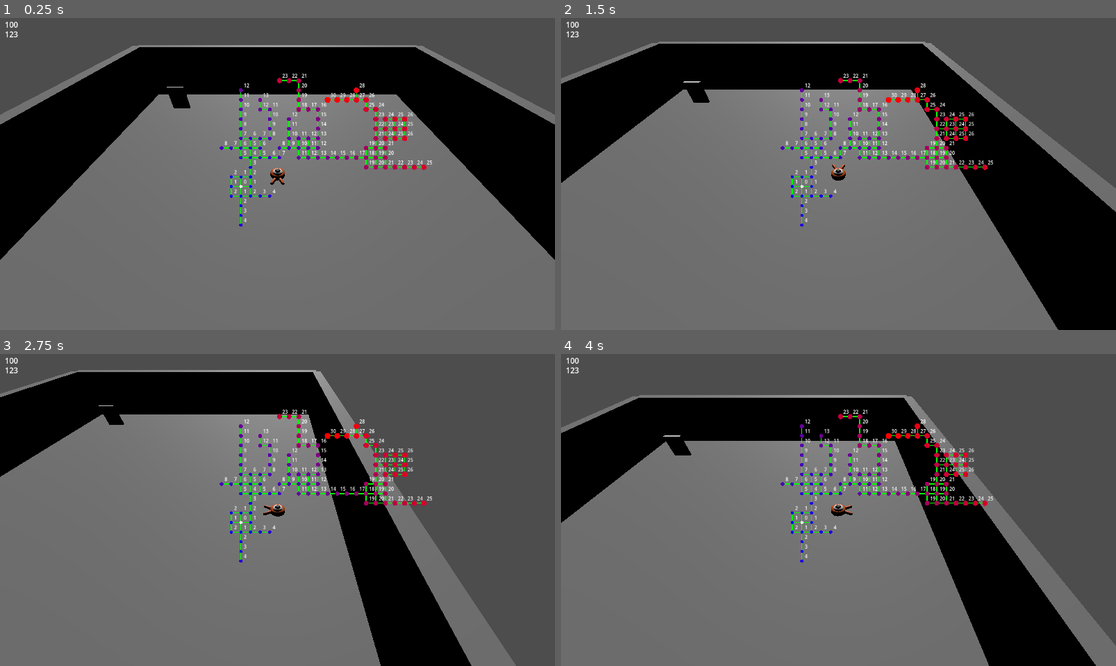
Above: before the commit, frames 1-4 (two rows, left to right).
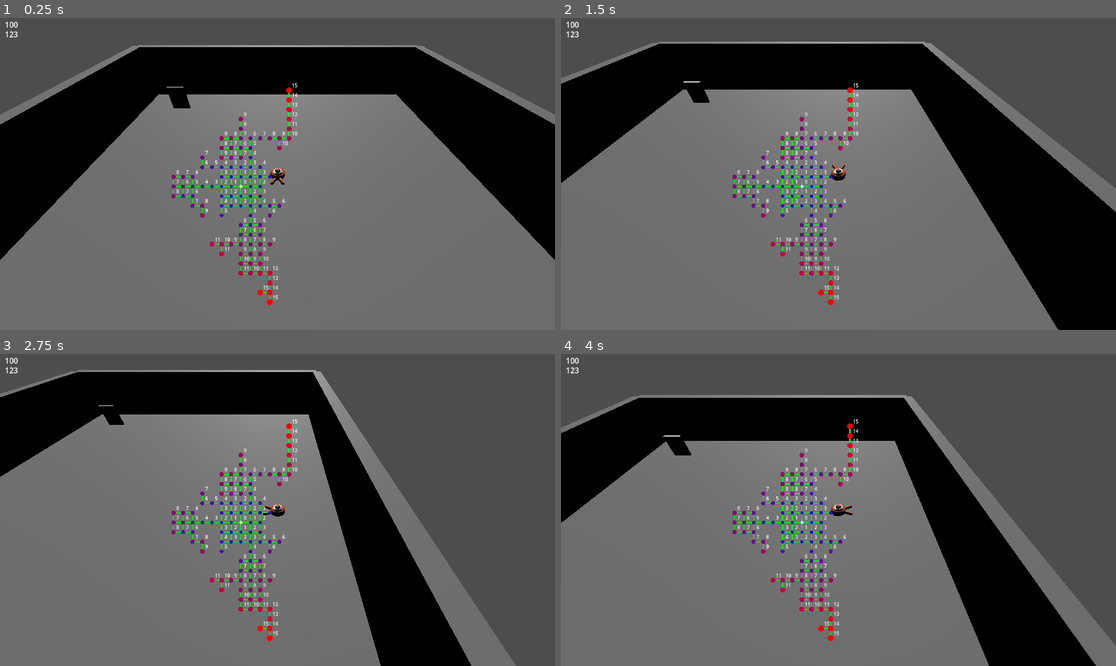
Above: after the commit, the same moments.

Repository: LeFodeurCou/Godot-Lab
Game: Godot game, scene res://World/Static/World000001.tscn
Two runs of this game, one before a commit and one after it. Both use one fixed random seed, a clock stepped at 60 frames per second and the inputs below. This scene is started directly instead of the project's main scene.
Inputs:
- Up to frame 1 (0.25 s): no input
- Up to frame 2 (1.5 s): tap Enter at 0.5 s; hold D (move_right) 0.53-1.28 s; tap Space (jump) at 0.77 s; hold S (move_back) from 1.28 s (still down)
- Up to frame 3 (2.75 s): tap Space (jump) at 1.52 s; release S (move_back) at 2.03 s; hold D (move_right) from 2.03 s (still down)
- Up to frame 4 (4 s): release D (move_right) at 2.78 s; hold W (move_forward) 2.78-3.53 s; tap Space (jump) at 3.02, 3.77 s; hold A (move_left) from 3.53 s (still down)

The runs differ from the first frame. In frame 1, 2.9% of the frame differs, in the area x 30-78%, y 17-92%; in frame 2, 2.9%; in frame 3, 2.9%; in frame 4, 2.9%.

Commit message:
Frontiers finally totally stores cell's indexes and .erase method fully replace with a swap remove tech

Diff:
--- a/Behaviour/ProceduralGeneration/Model/ProceduralGeneratorConfig.gd
+++ b/Behaviour/ProceduralGeneration/Model/ProceduralGeneratorConfig.gd
@@ -11,9 +11,10 @@
 var frontierDecay = 0.1
 var directionMomentum = 0.7
 var corridorCoefficient = 0.6
-var roomCoefficient = { #size: [coefficient, maxNumber]
-	3: [0.3, 6, 0.2],
-	5: [0.1, 1, 0.9]
+# Below we need to start by greater rooms first, to avoid erasing smallest one near the start
+var roomCoefficient = { #size: [coefficient, maxNumber, completionRatio]
+	5: [1, 1, 0.9],
+	3: [0.3, 4, 0.2],
 } # 0.05 of cells can become a room candidate
 
 # Second phase variables
--- a/Behaviour/ProceduralGeneration/ProceduralGenerator.gd
+++ b/Behaviour/ProceduralGeneration/ProceduralGenerator.gd
@@ -34,16 +34,16 @@
 	cells.append(startCell)
 
 	# First phase : graph generation
-	var base
+	var frontierIndex
 	while cells.size() < config.cellNumber:
 		if rng.randf() < config.corridorCoefficient:
 			# Take the last frontier cell
-			base = cells[frontier[frontier.size() - 1]]
+			frontierIndex = frontier.size() - 1
 		else:
 			# Take a random frontier cell
-			base = cells[frontier[rng.randi(0, frontier.size() - 1)]]
-		if(!placeRoomIfPossible(base)):
-			placeNeighborCell(base)
+			frontierIndex = rng.randi(0, frontier.size() - 1)
+		if(!placeRoomIfPossible(frontierIndex)):
+			placeNeighborCell(frontierIndex)
 
 	# Second phase : optional loops and heat computation
 	socketRandomConnecter()
@@ -51,13 +51,10 @@
 
 	return cells;
 
-func createGrid() -> Array:
-	grid = []
-	grid.resize(gridWidth * gridWidth)
-	return grid
-
-func placeRoomIfPossible(currentCell: Cell) -> bool:
+func placeRoomIfPossible(cellIndex: int) -> bool:
+	var cell = cells[frontier[cellIndex]]
 	for size in config.roomCoefficient.keys():
+		# Avoid overshooting the max cell number
 		if cells.size() + size * size > config.cellNumber:
 			continue
 		var coef = config.roomCoefficient[size][0]
@@ -66,8 +63,8 @@
 			continue
 		if rng.randf() > coef:
 			continue
-		if canPlaceRoomXY(currentCell.x, currentCell.y, size):
-			carveRoomXY(currentCell.x, currentCell.y, size)
+		if canPlaceRoomXY(cell.x, cell.y, size):
+			carveRoomXY(cell.x, cell.y, size)
 			roomCounts[size] += 1
 			return true
 	return false
@@ -79,6 +76,7 @@
 		for y in range(-half, half + 1):
 			var px = cx + x
 			var py = cy + y
+			# Position not in the grid capacity
 			if px < 0 or py < 0 or px >= gridWidth or py >= gridWidth:
 				return false
 			var gridI = px + py * gridWidth
@@ -107,7 +105,7 @@
 				if abs(x) == half or abs(y) == half:
 					frontier.append(cells.size())
 				cells.append(cell)
-			# connect internal neighbors
+			# Connect internal neighbors
 			for dir in 4:
 				var px = cell.x + Directions.DIR_X[dir]
 				var py = cell.y + Directions.DIR_Y[dir]
@@ -116,14 +114,16 @@
 					if grid[ngi] != null && insideRoom(centerCell, px, py, half):
 						cell.connectToCell(cells[grid[ngi]], dir)
 
-func placeNeighborCell(currentCell: Cell) -> void:
+func placeNeighborCell(cellIndex: int) -> void:
+	var cell = cells[frontier[cellIndex]]
+	# O(1) Cyclic direction to avoid a O(n) shuffle
 	var startDir = rng.randi(0, 3)
 	for i in 4:
 		var dir = (startDir + i) & 3
-		if currentCell.direction != -1 and i == 0 and rng.randf() < config.directionMomentum:
-			dir = currentCell.direction
-		var px = currentCell.x + Directions.DIR_X[dir]
-		var py = currentCell.y + Directions.DIR_Y[dir]
+		if cell.direction != -1 and i == 0 and rng.randf() < config.directionMomentum:
+			dir = cell.direction
+		var px = cell.x + Directions.DIR_X[dir]
+		var py = cell.y + Directions.DIR_Y[dir]
 		var gridI = px + py * gridWidth
 		if grid[gridI] == null and (not config.isStrictMaze or countNeighbors(px, py) <= 1):
 			frontierDecayRandomizer()
@@ -132,9 +132,9 @@
 			grid[gridI] = cells.size()
 			frontier.append(cells.size())
 			cells.append(newCell)
-			currentCell.connectToCell(newCell, dir)
+			cell.connectToCell(newCell, dir)
 			return
-	frontier.erase(currentCell) # TODO make an optimization here to avoid erase if possible
+	frontierRemove(cellIndex)
 
 func countNeighbors(x: int, y: int) -> int:
 	var count = 0
@@ -148,10 +148,15 @@
 func frontierDecayRandomizer() -> void:
 	var frontierSize = frontier.size()
 	if frontierSize > 1 and rng.randf() < config.frontierDecay:
-		var i = rng.randi(0, frontierSize - 1)
-		var last = frontierSize - 1
-		frontier[i] = frontier[last]
-		frontier.pop_back()
+		frontierRemove(
+			rng.randi(0, frontierSize - 1)
+		)
+
+func frontierRemove(i):
+	# Swap remove O(1) instead of .erase() O(n)
+	var last = frontier.size() - 1
+	frontier[i] = frontier[last]
+	frontier.pop_back()
 
 func socketRandomConnecter() -> void:
 	if 0 >= config.loopChance:
@@ -193,3 +198,6 @@
 				continue
 			neighbor.heat = current.heat + 1
 			queue.append(neighbor)
+
+func key(x:int, y:int) -> int:
+	return (x << 32) | (y & 0xffffffff)
